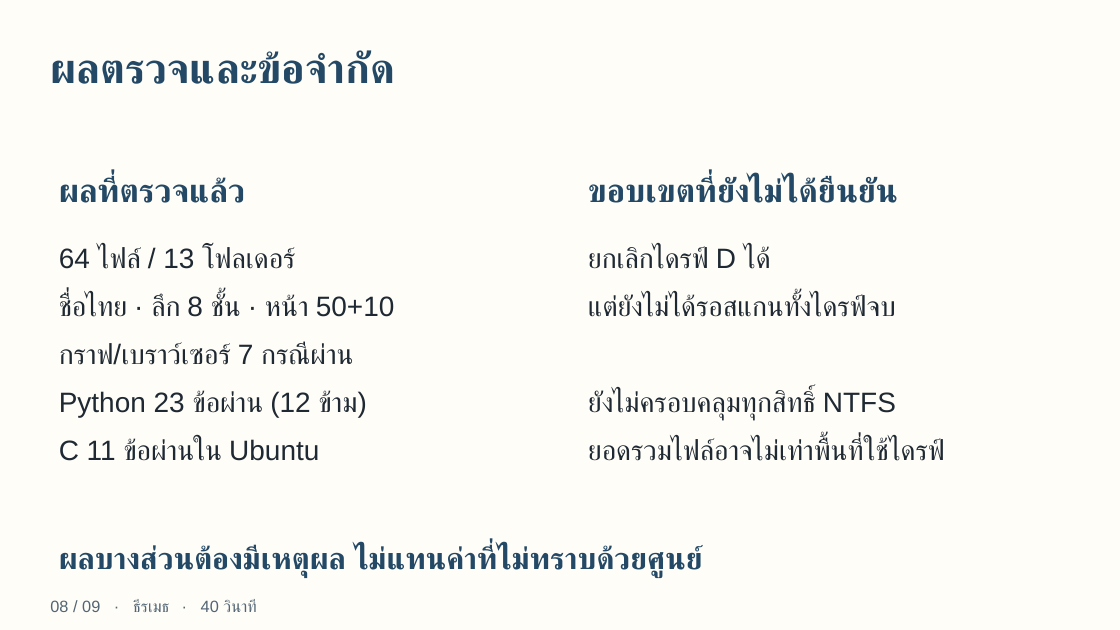
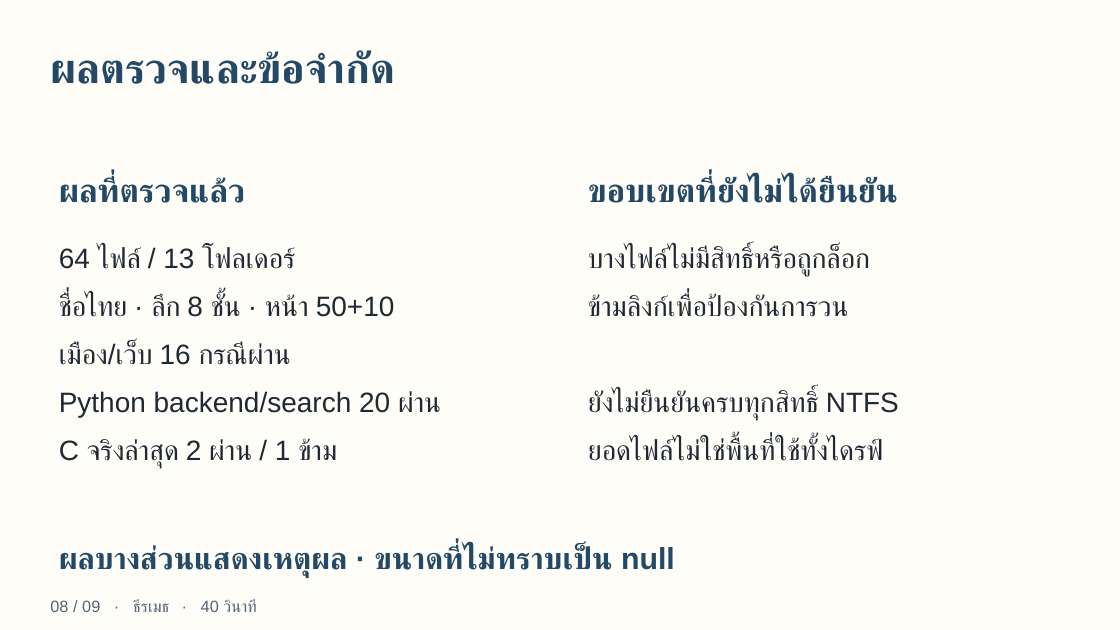
Before and after one commit to PavaritPramual/miniprojectOS2026, a slide deck: slide 8 of docs/CoreSpace-Recording.pptx. Drawn at 1120x630 pixels with LibreOffice and Linux fonts; fonts in the diff are those of the drawing. Boxes give left, top, right and bottom in pixels: in the first picture for what was removed or moved away, otherwise in the second. Text is boxed around its words. In the diff, an @@ line names an element or a change of style, - is before the commit and + after.

```diff
--- a/docs/CoreSpace-Recording.pptx
+++ b/docs/CoreSpace-Recording.pptx
@@ text at bbox=[588, 246, 899, 461]: text changed @@
-ยกเลิกไดรฟ์ D ได้
-แต่ยังไม่ได้รอสแกนทั้งไดรฟ์จบ
-ยังไม่ครอบคลุมทุกสิทธิ์ NTFS
-ยอดรวมไฟล์อาจไม่เท่าพื้นที่ใช้ไดรฟ์
+บางไฟล์ไม่มีสิทธิ์หรือถูกล็อก
+ข้ามลิงก์เพื่อป้องกันการวน
+ยังไม่ยืนยันครบทุกสิทธิ์ NTFS
+ยอดไฟล์ไม่ใช่พื้นที่ใช้ทั้งไดรฟ์
@@ text at bbox=[59, 342, 441, 468]: text changed @@
-กราฟ/เบราว์เซอร์ 7 กรณีผ่าน
-Python 23 ข้อผ่าน (12 ข้าม)
-C 11 ข้อผ่านใน Ubuntu
+เมือง/เว็บ 16 กรณีผ่าน
+Python backend/search 20 ผ่าน
+C จริงล่าสุด 2 ผ่าน / 1 ข้าม
@@ text at bbox=[59, 545, 675, 577]: text changed @@
-ผลบางส่วนต้องมีเหตุผล ไม่แทนค่าที่ไม่ทราบด้วยศูนย์
+ผลบางส่วนแสดงเหตุผล · ขนาดที่ไม่ทราบเป็น null
```
Also in this commit, not shown: 2 other slides changed, 11 other files.
